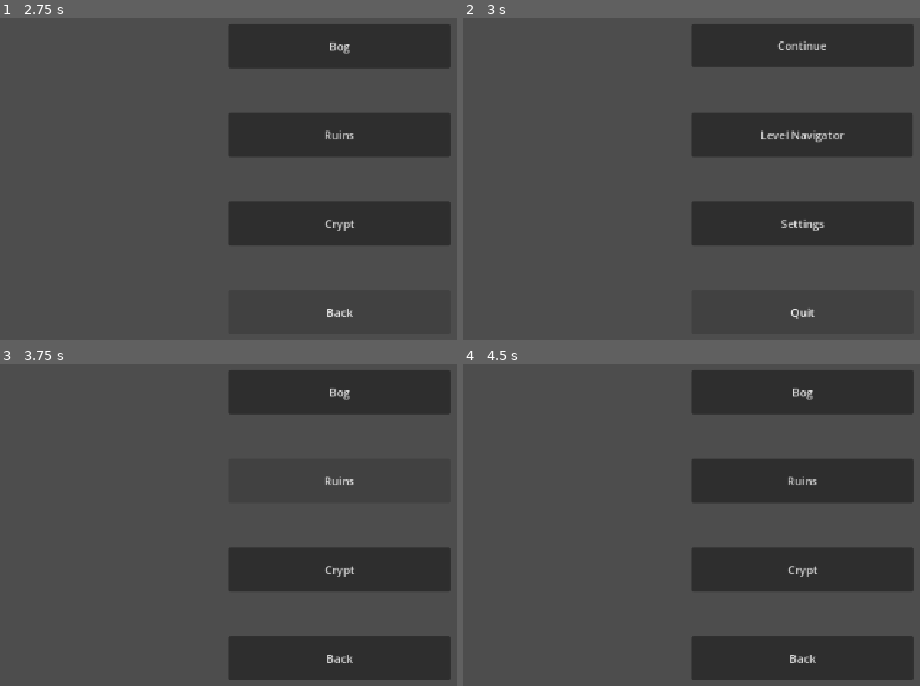
Above: before the commit, frames 1-4 (two rows, left to right).
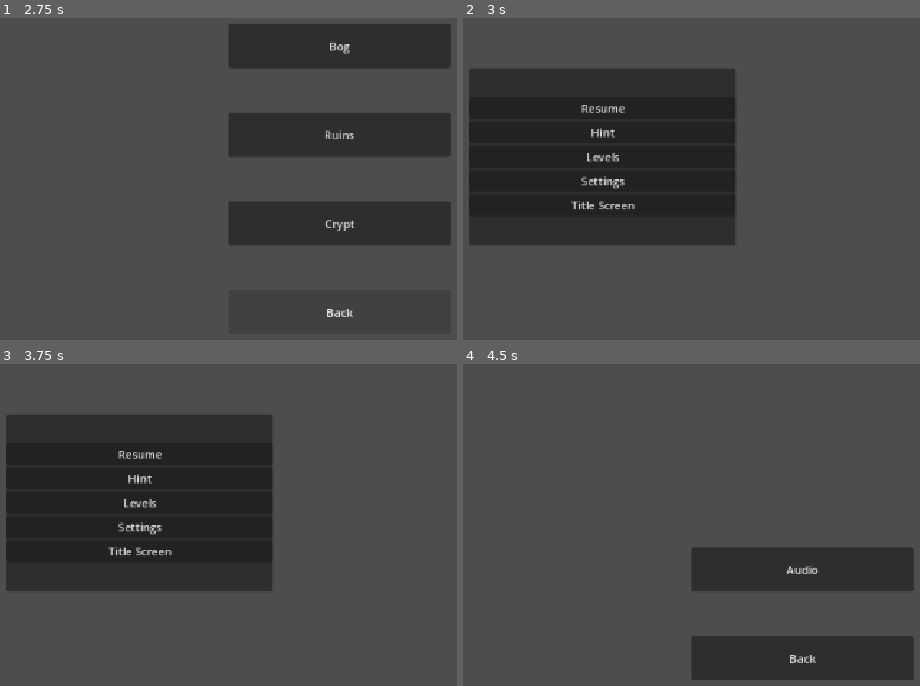
Above: after the commit, the same moments.

Repository: whitsettbe/kcol-f26-gamedevproj-cb
Game: Godot game, scene res://scenes/pause_menu.tscn
The game is run twice, just before and just after one commit, with the same random seed, the same clock (stepped at 60 frames per second) and the same inputs. This scene is started directly instead of the project's main scene.
Inputs (mouse positions are in pixels of both pictures, inside the frame that each line leads up to):
- Up to frame 1 (2.75 s): click "Levels" at 0.5 s; click "Crypt" at 1.25 s; click "Back" at 2 s
- Up to frame 2 (3 s): click "Back" at 2.75 s
- Up to frame 3 (3.75 s): click (338, 479) at 3.5 s, where only the run before the commit has a clickable "Level Navigator"
- Up to frame 4 (4.5 s): click (604, 528) at 4.25 s, where only the run after the commit has a clickable "Settings"

Frame 1 is identical in both runs. In frame 2, 46% of the frame differs, in the area x 1-99%, y 1-94%; in frame 3, 49%, in the area x 1-99%, y 1-99%; in frame 4, 13%.

Commit message:
Make back button universal.

Diff:
--- a/TornAsunder/project.godot
+++ b/TornAsunder/project.godot
@@ -14,6 +14,10 @@
 run/main_scene="uid://bgeijep8r8iy8"
 config/features=PackedStringArray("4.7", "Forward Plus")
 config/icon="res://icon.svg"
+
+[autoload]
+
+Globals="*uid://bm7ytviahvi7u"
 
 [display]
 
--- a/TornAsunder/scenes/main_menu.tscn
+++ b/TornAsunder/scenes/main_menu.tscn
@@ -1,6 +1,6 @@
 [gd_scene format=3 uid="uid://b340cpsu2kk05"]
 
-[ext_resource type="Script" uid="uid://b0gdogms6nhfh" path="res://main_menu.gd" id="1_l6cm7"]
+[ext_resource type="Script" uid="uid://b0gdogms6nhfh" path="res://scripts/main_menu.gd" id="1_l6cm7"]
 
 [node name="Main Menu" type="Node2D" unique_id=341045344]
 script = ExtResource("1_l6cm7")
--- a/TornAsunder/scenes/pause_menu.tscn
+++ b/TornAsunder/scenes/pause_menu.tscn
@@ -1,6 +1,6 @@
 [gd_scene format=3 uid="uid://duwftmqtn2xj8"]
 
-[ext_resource type="Script" uid="uid://coe1ivrq30r0k" path="res://scenes/pause_menu.gd" id="1_n87rw"]
+[ext_resource type="Script" uid="uid://coe1ivrq30r0k" path="res://scripts/pause_menu.gd" id="1_n87rw"]
 
 [node name="Pause Menu" type="Control" unique_id=263263770]
 process_mode = 3
--- /dev/null
+++ b/TornAsunder/scripts/Globals.gd
@@ -0,0 +1,13 @@
+extends Node
+
+# Stack to hold previous menus
+var menu_stack = []
+
+# Called when the node enters the scene tree for the first time.
+func _ready() -> void:
+	pass
+
+
+# Called every frame. 'delta' is the elapsed time since the previous frame.
+func _process(delta: float) -> void:
+	pass
--- a/TornAsunder/scripts/audio.gd
+++ b/TornAsunder/scripts/audio.gd
@@ -12,4 +12,4 @@
 
 # Opens previous page.
 func _on_back_pressed() -> void:
-	get_tree().change_scene_to_file("res://scenes/settings.tscn")
+	get_tree().change_scene_to_file(Globals.menu_stack.pop_back())
--- a/TornAsunder/scripts/crypt_navigator.gd
+++ b/TornAsunder/scripts/crypt_navigator.gd
@@ -16,4 +16,4 @@
 
 # Opens previous page.
 func _on_back_pressed() -> void:
-	get_tree().change_scene_to_file("res://scenes/layer_navigator.tscn")
+	get_tree().change_scene_to_file(Globals.menu_stack.pop_back())
--- a/TornAsunder/scripts/layer_navigator.gd
+++ b/TornAsunder/scripts/layer_navigator.gd
@@ -12,6 +12,7 @@
 
 # Opens crypt level navigator
 func _on_crypt_pressed() -> void:
+	Globals.menu_stack.append("res://scenes/layer_navigator.tscn")
 	get_tree().change_scene_to_file("res://scenes/crypt_navigator.tscn")
 
 # Opens ruins level navigator. Not implemented yet
@@ -24,4 +25,4 @@
 
 # Opens previous page. Currently hard coded to main menu
 func _on_back_pressed() -> void:
-	get_tree().change_scene_to_file("res://scenes/main_menu.tscn")
+	get_tree().change_scene_to_file(Globals.menu_stack.pop_back())
--- a/TornAsunder/main_menu.gd
+++ b/TornAsunder/scripts/main_menu.gd
@@ -16,10 +16,12 @@
 
 # Opens level navigator
 func _on_level_navigator_pressed() -> void:
+	Globals.menu_stack.append("res://scenes/main_menu.tscn")
 	get_tree().change_scene_to_file("res://scenes/layer_navigator.tscn")
 
 # Opens settings.
 func _on_settings_pressed() -> void:
+	Globals.menu_stack.append("res://scenes/main_menu.tscn")
 	get_tree().change_scene_to_file("res://scenes/settings.tscn")
 
 # Quits the game.
--- a/TornAsunder/scenes/pause_menu.gd
+++ b/TornAsunder/scripts/pause_menu.gd
@@ -20,12 +20,15 @@
 
 # Opens level navigation.
 func _on_levels_pressed() -> void:
+	Globals.menu_stack.append("res://scenes/pause_menu.tscn")
 	get_tree().change_scene_to_file("res://scenes/layer_navigator.tscn")
 
 # Opens settings menu
 func _on_settings_pressed() -> void:
+	Globals.menu_stack.append("res://scenes/pause_menu.tscn")
 	get_tree().change_scene_to_file("res://scenes/settings.tscn")
 
 # Opens the title screen
 func _on_title_screen_pressed() -> void:
+	Globals.menu_stack.clear()
 	get_tree().change_scene_to_file("res://scenes/main_menu.tscn")
--- a/TornAsunder/scripts/settings.gd
+++ b/TornAsunder/scripts/settings.gd
@@ -12,8 +12,9 @@
 
 # Takes you to the audio settings
 func _on_audio_pressed() -> void:
+	Globals.menu_stack.append("res://scenes/settings.tscn")
 	get_tree().change_scene_to_file("res://scenes/audio.tscn")
 
 # Takes you to the previous screen. Currently hard coded to main menu.
 func _on_back_pressed() -> void:
-	get_tree().change_scene_to_file("res://scenes/main_menu.tscn")
+	get_tree().change_scene_to_file(Globals.menu_stack.pop_back())
Not shown, added: TornAsunder/scripts/Globals.gd.uid
Renamed: TornAsunder/grid_area_2d.gd -> TornAsunder/scripts/grid_area_2d.gd
Renamed: TornAsunder/grid_area_2d.gd.uid -> TornAsunder/scripts/grid_area_2d.gd.uid
Renamed: TornAsunder/main_menu.gd.uid -> TornAsunder/scripts/main_menu.gd.uid
Renamed: TornAsunder/scenes/pause_menu.gd.uid -> TornAsunder/scripts/pause_menu.gd.uid
